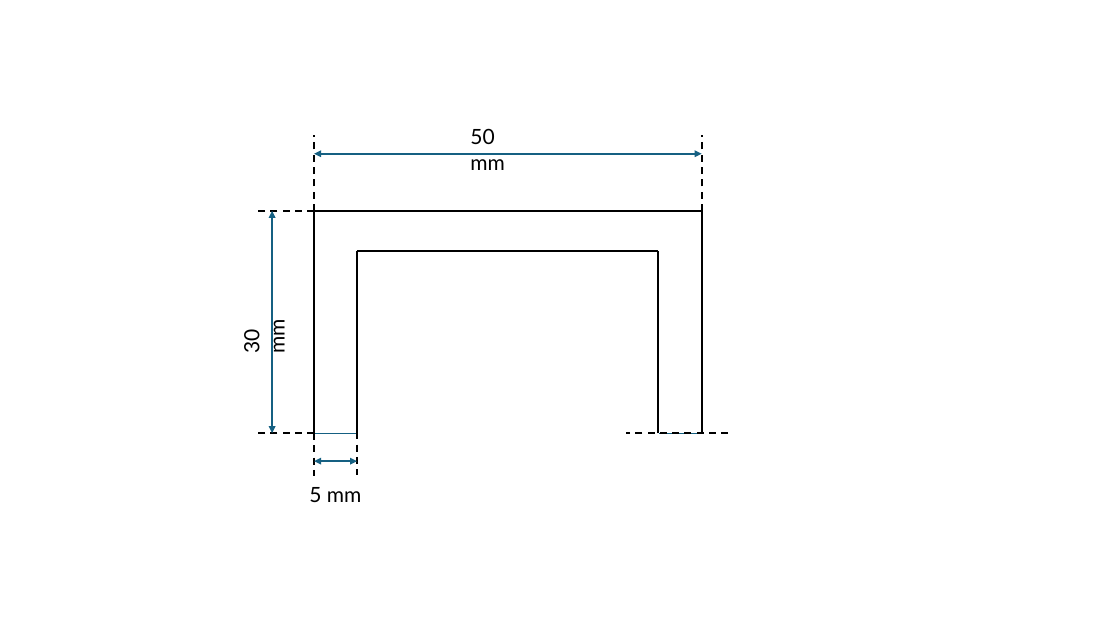
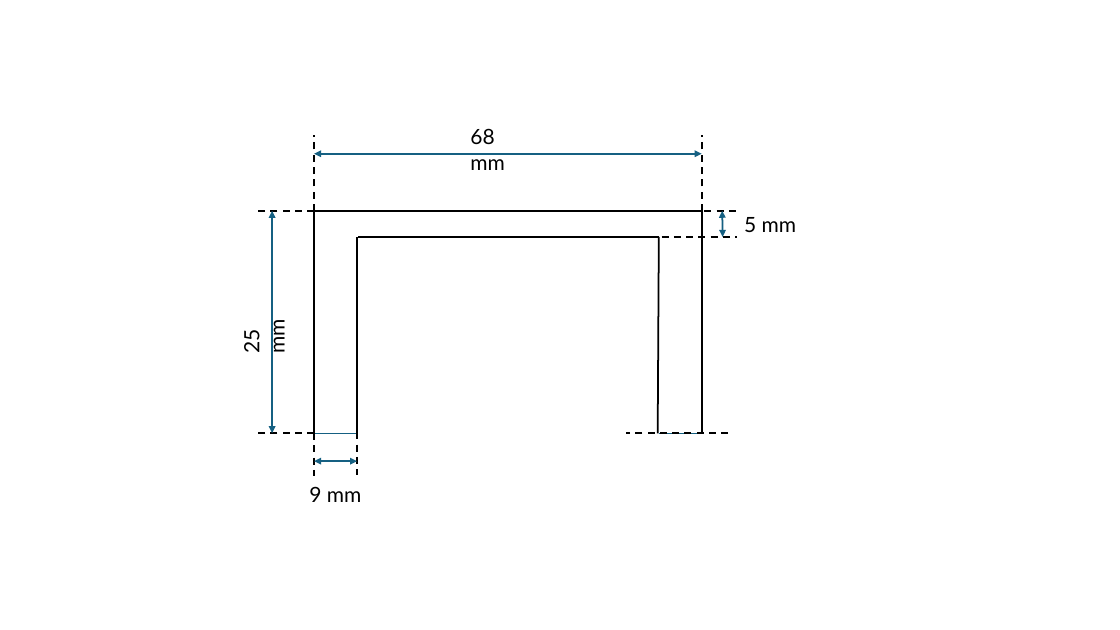
Before and after one commit to Thanh-Sang-AI/Mechanical-Design-and-Control-Algorithms-for-Self-Balancing-Two-Wheeled-Vehicle, a slide deck: slide 20 of thiet ke hoverboard.pptx. Drawn at 1120x630 pixels with LibreOffice and Linux fonts; fonts in the diff are those of the drawing. Boxes give left, top, right and bottom in pixels: in the first picture for what was removed or moved away, otherwise in the second. Text is boxed around its words. In the diff, an @@ line names an element or a change of style, - is before the commit and + after.

```diff
--- a/thiet ke hoverboard.pptx
+++ b/thiet ke hoverboard.pptx
@@ text at [470,128,505,170]: text changed @@
-50 mm
+68 mm
@@ line moved from (357, 434) - (357, 251) to (357, 434) - (357, 237) @@
@@ line moved from (357, 251) - (658, 251) to (358, 237) - (659, 237) @@
@@ line added from (649, 237) to (737, 237), #000000 1.5 pt dashed @@
@@ line moved from (658, 434) - (658, 251) to (658, 434) - (659, 237) @@
@@ line added from (668, 211) to (736, 211), #000000 1.5 pt dashed @@
@@ double arrow added from (723, 211) to (723, 237), #156082 1.5 pt @@
@@ text added at [744,217,797,232], 18 pt, text #000000 @@
+5 mm
@@ text at [239,322,289,353]: text changed @@
-30 mm
+25 mm
@@ text at [309,486,362,502]: text changed @@
-5 mm
+9 mm
```
Also in this commit, not shown: 3 other slides changed, 1 other file.
